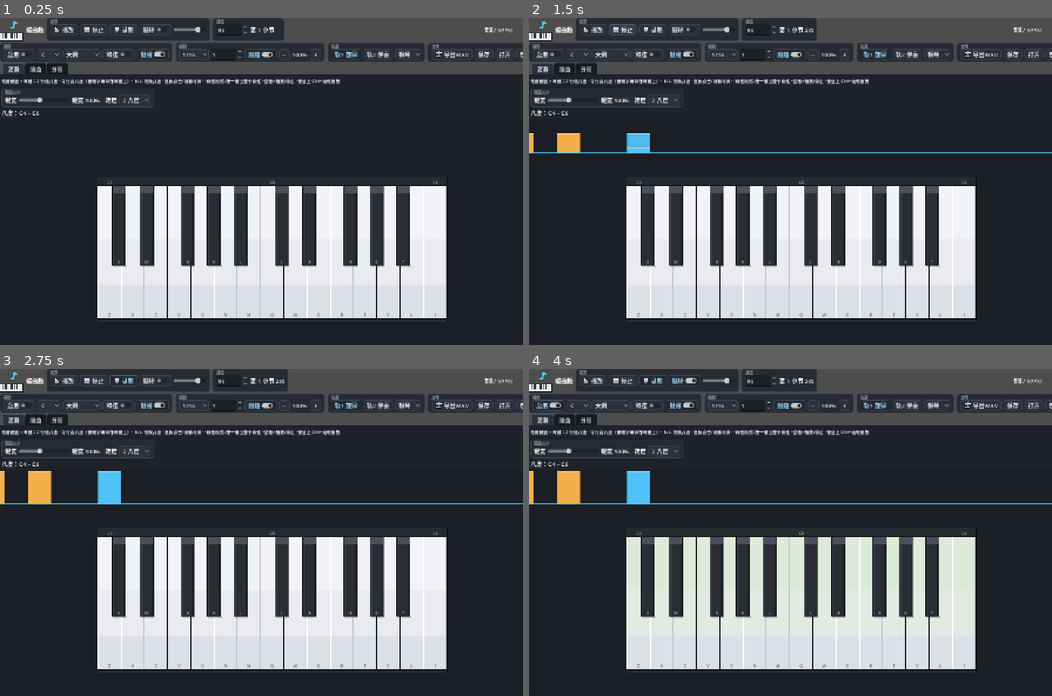
Above: before the commit, frames 1-4 (two rows, left to right).
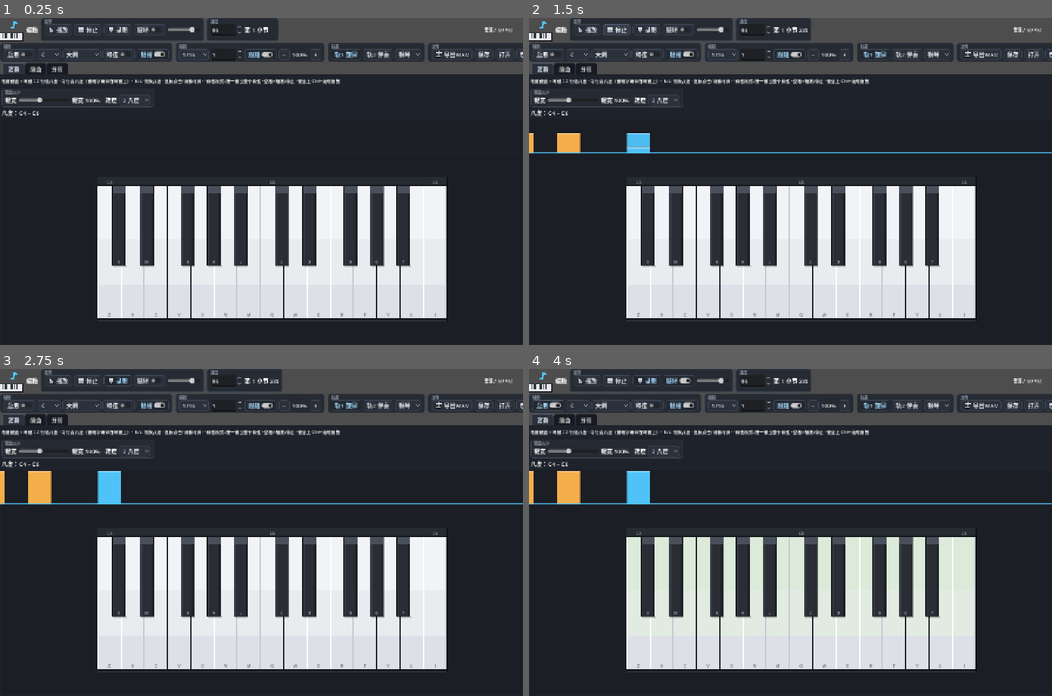
Above: after the commit, the same moments.

Repository: fanquanpp/quaver
Game: Godot game, scene res://scenes/main.tscn
Same seed, same stepped clock (60 frames per second), same inputs: the game is played once before the commit and once after it.
Inputs:
- Up to frame 1 (0.25 s): no input
- Up to frame 2 (1.5 s): click "播放" at 0.5 s; click "停止" at 1.25 s
- Up to frame 3 (2.75 s): click "录制" at 2 s
- Up to frame 4 (4 s): click "循环" at 2.75 s; click "启用" at 3.5 s

The runs differ from the first frame. In frame 1, 0.7% of the frame differs, in the area x 6-55%, y 0-7%; in frame 2, 0.8%; in frame 3, 0.8%; in frame 4, 0.8%.

Commit message:
编趣 BianQu：品牌更名（仓库 bianqu）+ 测试版发布管线
- 编曲趣 Bianqv → 编趣 BianQu，仓库 fanquanpp/bianqv → fanquanpp/bianqu
  （品牌字符串全量替换：project.godot / README×2 / DESIGN / 界面标题与 .bsong 过滤器）
- export_presets.cfg 入库：Windows Desktop 单文件导出（embed_pck，排除 gode/tests）
- .gitignore：/build/ 忽略产物；README 补 Releases 下载入口
- DESIGN §16：发布管线记录 + 「红色覆盖琴键区」排查结论（网易云桌面歌词悬浮窗，
  非本程序 Bug；程序内悬停仅工具栏按钮描边式，琴键/布局无悬停触发）

Diff:
--- a/project.godot
+++ b/project.godot
@@ -10,7 +10,7 @@
 
 [application]
 
-config/name="编曲趣 Bianqv"
+config/name="编趣 BianQu"
 config/description="纯电脑键盘弹奏 + 鼠标编曲的桌面端纯音乐工具（无外设依赖）"
 config/version="0.1.4"
 run/main_scene="res://scenes/main.tscn"
--- a/scripts/ui/main_ui.gd
+++ b/scripts/ui/main_ui.gd
@@ -1,5 +1,5 @@
 extends Control
-## 编曲趣 Bianqv —— 根界面
+## 编趣 BianQu —— 根界面
 ##
 ## UI 由代码构建（工具类应用便于迭代）；两个模式页：
 ##   演奏 = 屏幕大键盘（电脑键盘/鼠标弹奏 + 和弦模式）
@@ -193,7 +193,7 @@
 		logo.stretch_mode = TextureRect.STRETCH_KEEP_ASPECT_CENTERED
 		hb.add_child(logo)
 	var title := Label.new()
-	title.text = "编曲趣"
+	title.text = "编趣"
 	title.add_theme_font_size_override("font_size", 16)
 	hb.add_child(title)
 
@@ -529,13 +529,13 @@
 	_save_dlg = FileDialog.new()
 	_save_dlg.file_mode = FileDialog.FILE_MODE_SAVE_FILE
 	_save_dlg.access = FileDialog.ACCESS_FILESYSTEM
-	_save_dlg.filters = PackedStringArray(["*.bsong ; 编曲趣工程"])
+	_save_dlg.filters = PackedStringArray(["*.bsong ; 编趣工程"])
 	_save_dlg.file_selected.connect(_on_saved)
 	add_child(_save_dlg)
 	_open_dlg = FileDialog.new()
 	_open_dlg.file_mode = FileDialog.FILE_MODE_OPEN_FILE
 	_open_dlg.access = FileDialog.ACCESS_FILESYSTEM
-	_open_dlg.filters = PackedStringArray(["*.bsong ; 编曲趣工程"])
+	_open_dlg.filters = PackedStringArray(["*.bsong ; 编趣工程"])
 	_open_dlg.file_selected.connect(_on_opened)
 	add_child(_open_dlg)
 	_wav_dlg = FileDialog.new()
Not shown, added: export_presets.cfg
Not shown, changed: .gitignore
Not shown, changed: DESIGN.md
Not shown, changed: README.en.md
Not shown, changed: README.md
